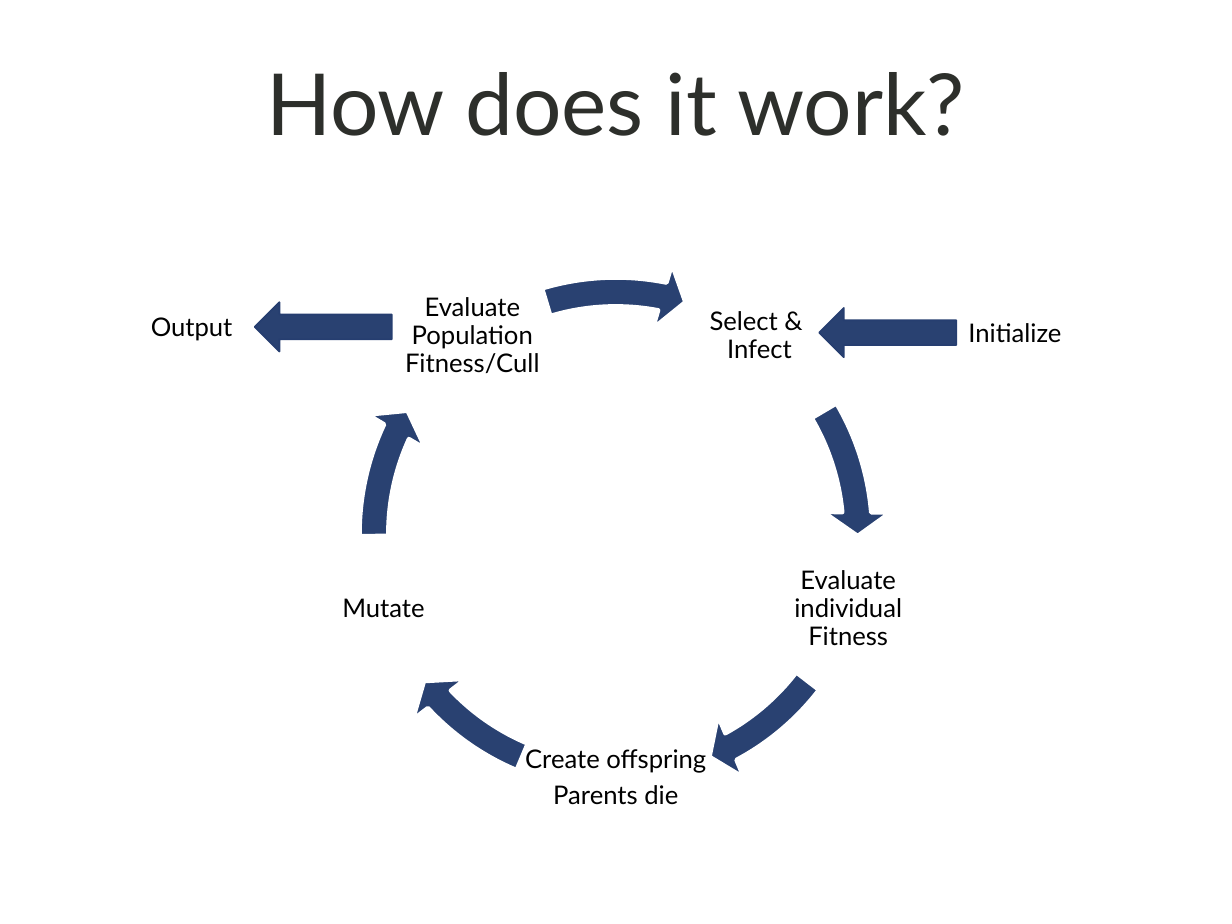
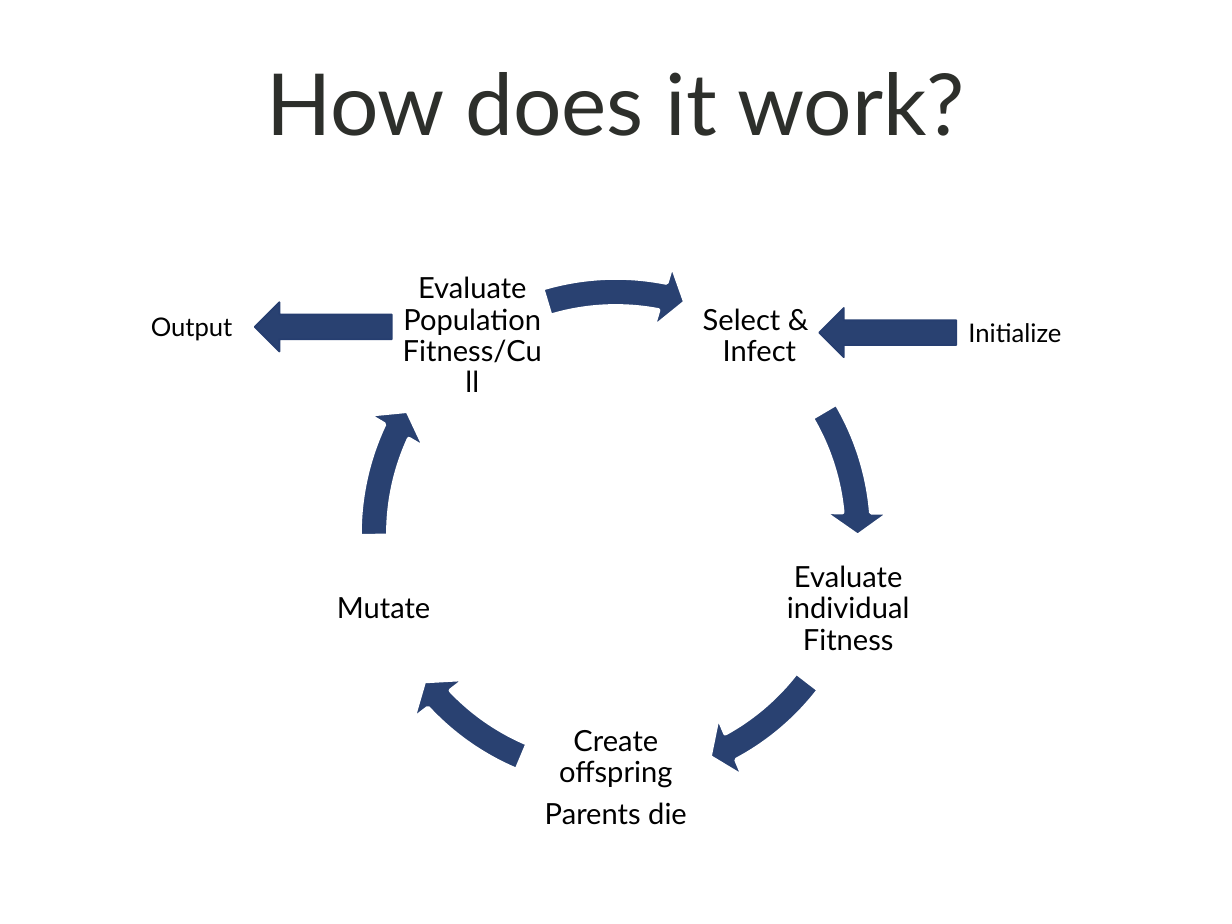
Before and after one commit to shankl/EvoComp_FinalProject, a slide deck: slide 15 of presentation.pptx. Drawn at 1232x924 pixels with LibreOffice and Linux fonts; fonts in the diff are those of the drawing; background and template pictures are left out. Boxes give left, top, right and bottom in pixels: in the first picture for what was removed or moved away, otherwise in the second. Text is boxed around its words. In the diff, an @@ line names an element or a change of style, - is before the commit and + after.

```diff
--- a/presentation.pptx
+++ b/presentation.pptx
@@ size 15 to 17 pt in 5 elements at box(703, 308, 796, 362), box(787, 565, 909, 651), box(545, 730, 687, 825), box(337, 597, 431, 619), box(403, 276, 542, 363) @@
```
Also in this commit, not shown: 6 other slides changed, 1 slide added, 1 slide removed, 23 other files.
